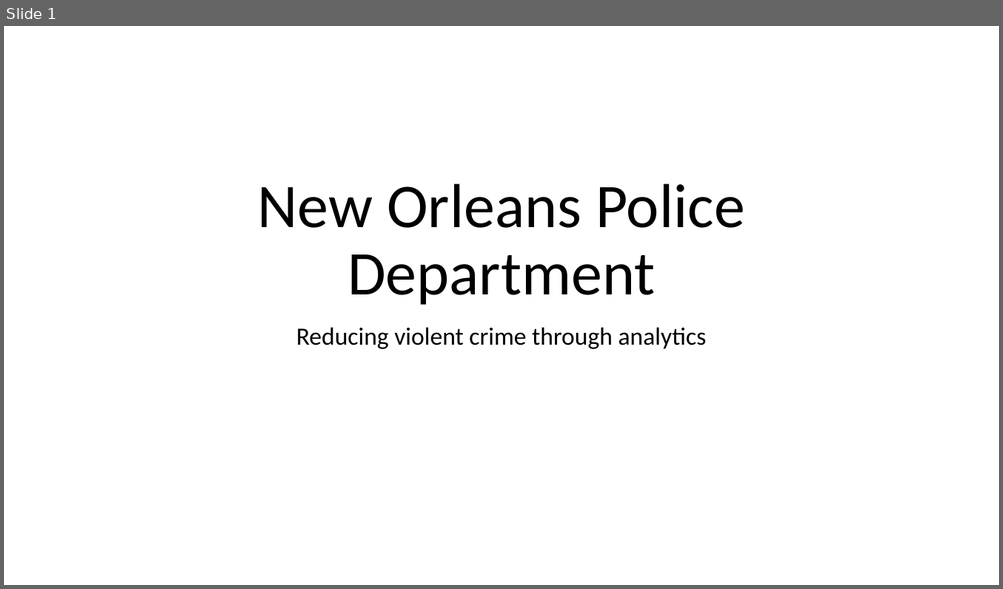
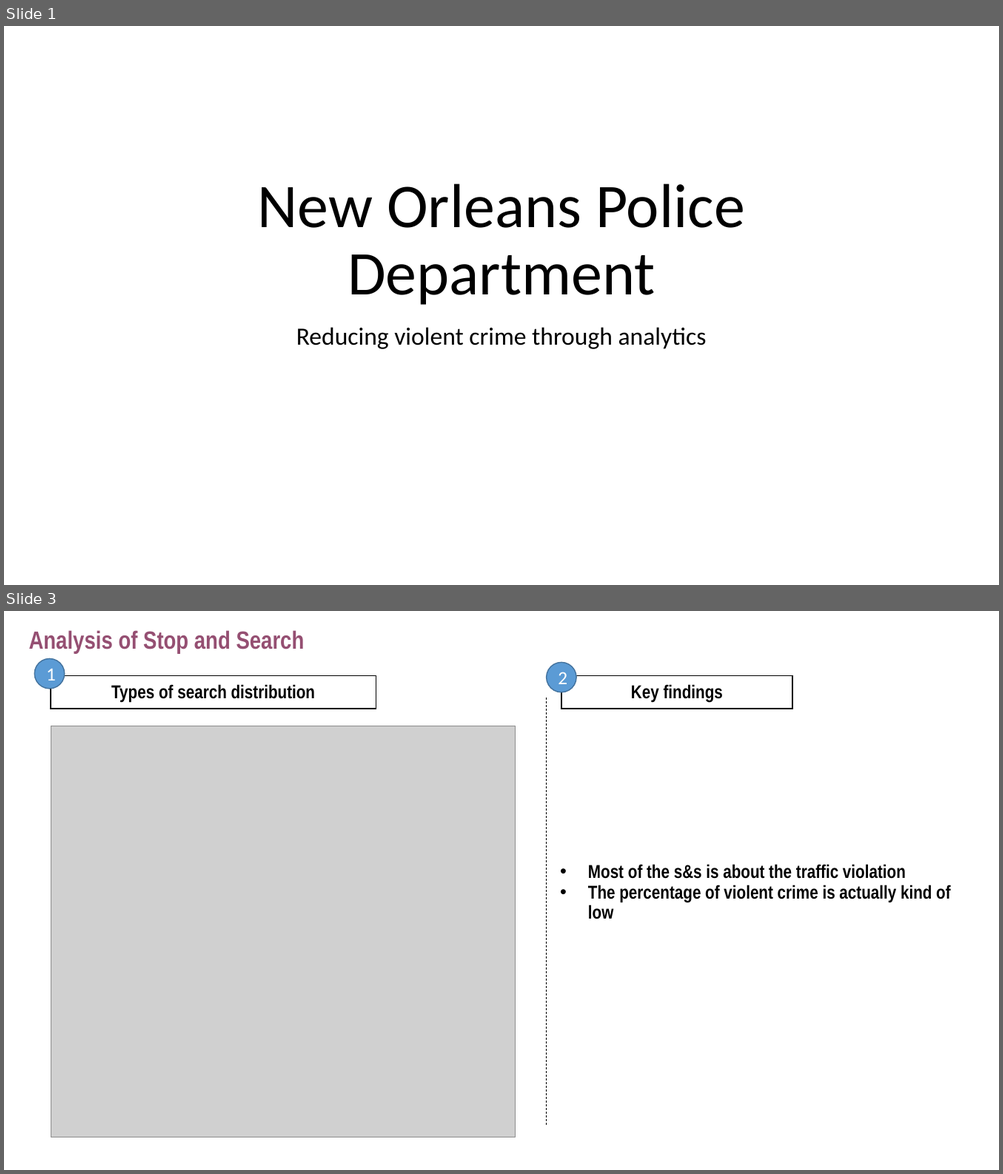
Before and after one commit to nikhilba/NOLA, a slide deck: Presentation/NOLA_Midterm_Presentation.pptx. Shown one above the other, each under a label of ours: slide 1 before the commit, slides 1 and 3 after it; the slides between them are not shown. The pictures are 1003x589 and 1003x1174 pixels, drawn with LibreOffice and Linux fonts; fonts in the diff are those of the drawing; grey boxes stand for pictures. Boxes give left, top, right and bottom in pixels: in the first picture for what was removed or moved away, otherwise in the second. Text is boxed around its words. In the diff, an @@ line names an element or a change of style, - is before the commit and + after.

```diff
--- a/Presentation/NOLA_Midterm_Presentation.pptx
+++ b/Presentation/NOLA_Midterm_Presentation.pptx
@@ slide 3 added at box(4, 611, 999, 1170), background #FFFFFF @@
@@ title added at box(29, 630, 304, 654), 24 pt, text #954F72, bold @@
+Analysis of Stop and Search
@@ ellipse added at box(34, 659, 65, 689), fill #5B9BD5, outline #43739E 1 pt, 18 pt, text #FFFFFF @@
+1
@@ rectangle added at box(51, 676, 376, 709), fill #FFFFFF, outline #000000 1 pt, 18 pt, text #000000, bold @@
+Types of search distribution
@@ ellipse added at box(546, 663, 576, 692), fill #5B9BD5, outline #43739E 1 pt, 18 pt, text #FFFFFF @@
+2
@@ rectangle added at box(561, 676, 793, 709), fill #FFFFFF, outline #000000 1 pt, 18 pt, text #000000, bold @@
+Key findings
@@ line added from (546, 698) to (546, 1127), #000000 0.5 pt dashed @@
@@ picture added at box(51, 726, 515, 1138) @@
@@ text added at box(588, 864, 950, 920), 18 pt, text #000000, bold @@
+• Most of the s&s is about the traffic violation
+• The percentage of violent crime is actually kind of low
```
Also in this commit, not shown: 1 slide changed, 8 other slides added.
